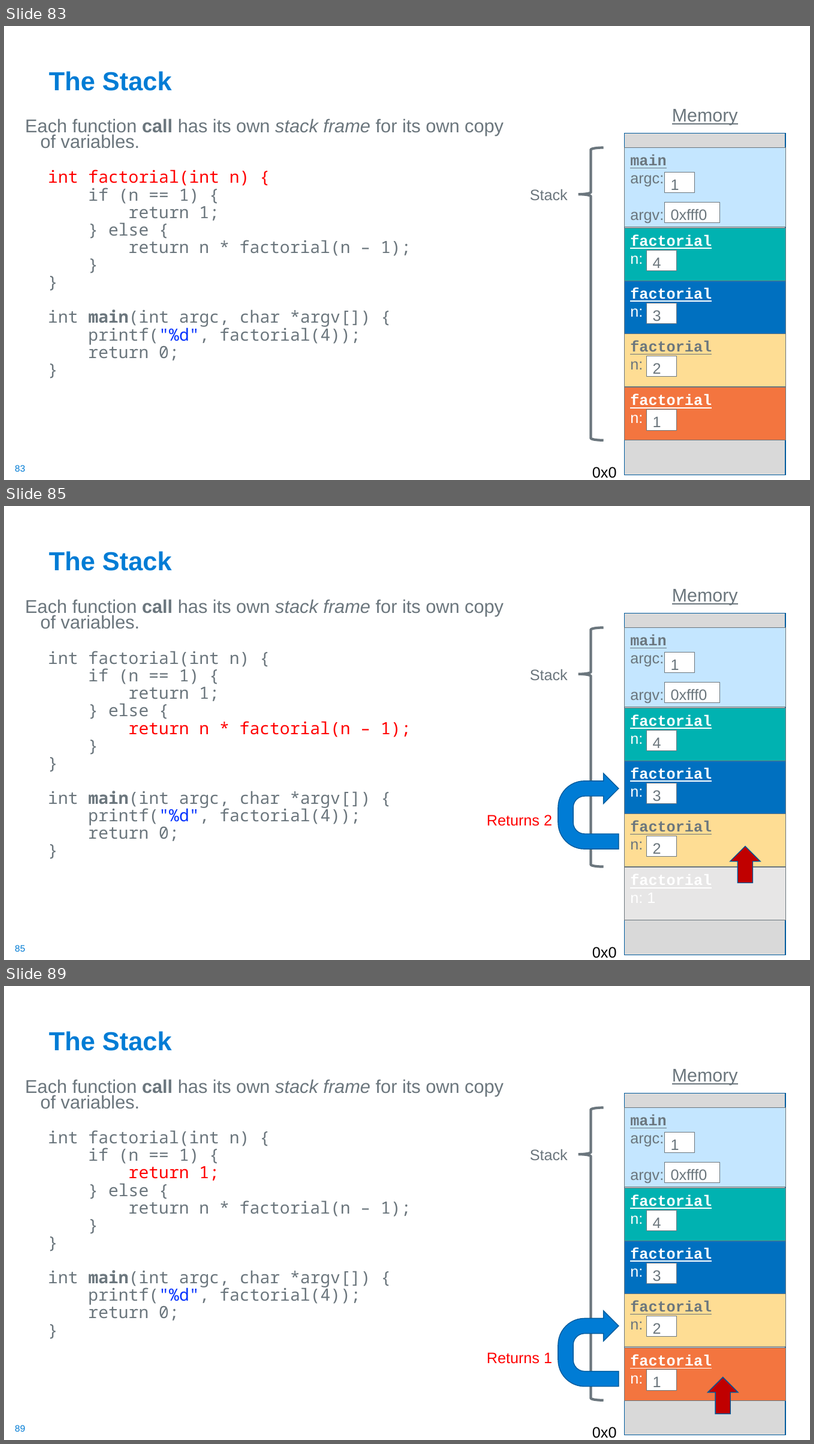
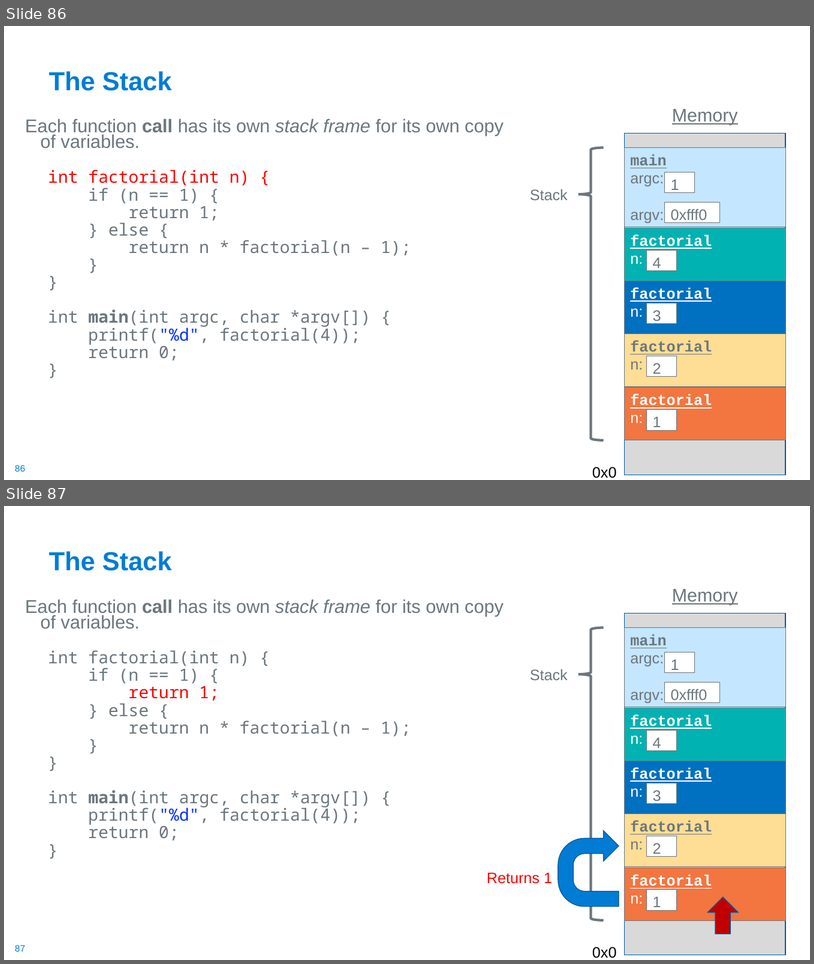
Before and after one commit to cse30-sp24/Muller-Slides, a slide deck: 06-Arm-Part3.pptx. Shown one above the other, each under a label of ours: slides 83, 85 and 89 before the commit, slides 86 and 87 after it; the slides between them are not shown. The pictures are 814x1444 and 814x964 pixels, drawn with LibreOffice and Linux fonts; fonts in the diff are those of the drawing. Boxes give left, top, right and bottom in pixels: in the first picture for what was removed or moved away, otherwise in the second. Text is boxed around its words. In the diff, an @@ line names an element or a change of style, - is before the commit and + after.

```diff
--- a/06-Arm-Part3.pptx
+++ b/06-Arm-Part3.pptx
@@ slide 85 removed at bbox=[4, 506, 810, 960], background #FFFFFF; not listed: 1 template element that a slide beside it also shows @@
@@ title removed at bbox=[49, 551, 172, 571] @@
-The Stack
@@ text removed at bbox=[672, 589, 738, 605] @@
-Memory
@@ text removed at bbox=[25, 599, 504, 841] @@
-Each function call has its own stack frame for its own copy of variables.
-  int factorial(int n) {
-  if (n == 1) {
-  return 1;
-  } else {
-  return n * factorial(n – 1);
-  }
-  }
-  int main(int argc, char *argv[]) {
-  printf("%d", factorial(4));
-  return 0;
-  }
@@ rectangle removed at bbox=[624, 613, 786, 955] @@
@@ left brace removed at bbox=[579, 628, 604, 867] @@
@@ rectangle removed at bbox=[624, 628, 786, 707] @@
-main
-argc:
-argv:
@@ rectangle removed at bbox=[665, 652, 695, 673] @@
-1
@@ text removed at bbox=[530, 669, 568, 680] @@
-Stack
@@ rectangle removed at bbox=[665, 682, 721, 703] @@
-0xfff0
@@ rectangle removed at bbox=[624, 708, 786, 760] @@
-factorial
-n:
@@ rectangle removed at bbox=[647, 730, 677, 750] @@
-4
@@ uturn arrow removed at bbox=[558, 773, 619, 849] @@
@@ rectangle removed at bbox=[624, 760, 786, 814] @@
-factorial
-n:
@@ rectangle removed at bbox=[647, 783, 677, 804] @@
-3
@@ text removed at bbox=[487, 814, 552, 826] @@
-Returns 2
@@ rectangle removed at bbox=[624, 813, 786, 867] @@
-factorial
-n:
@@ rectangle removed at bbox=[647, 835, 677, 856] @@
-2
@@ down arrow removed at bbox=[731, 846, 761, 882] @@
@@ rectangle removed at bbox=[624, 867, 786, 921] @@
@@ text removed at bbox=[593, 946, 617, 958] @@
-0x0
@@ what was slide 83 is now slide 86 @@
@@ page number at bbox=[15, 465, 25, 471]: text changed @@
-83
+86
@@ what was slide 89 is now slide 87 @@
@@ page number at bbox=[15, 945, 25, 951]: text changed @@
-89
+87
```
Also in this commit, not shown: 16 slides changed, 5 slides added, 4 other slides removed, 1 other file.
